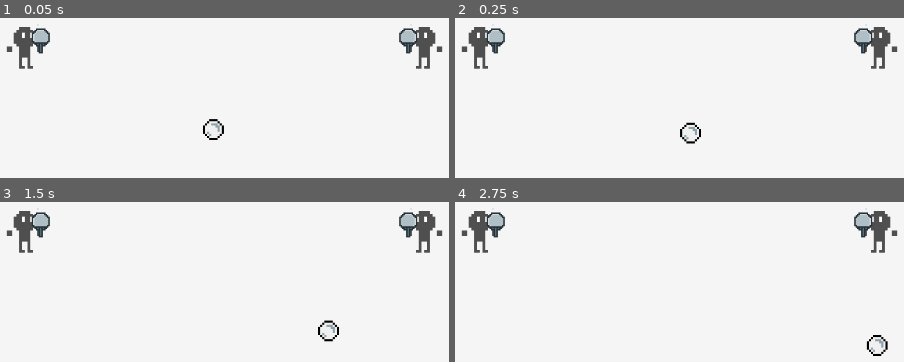
Above: before the commit, frames 1-4 (two rows, left to right).
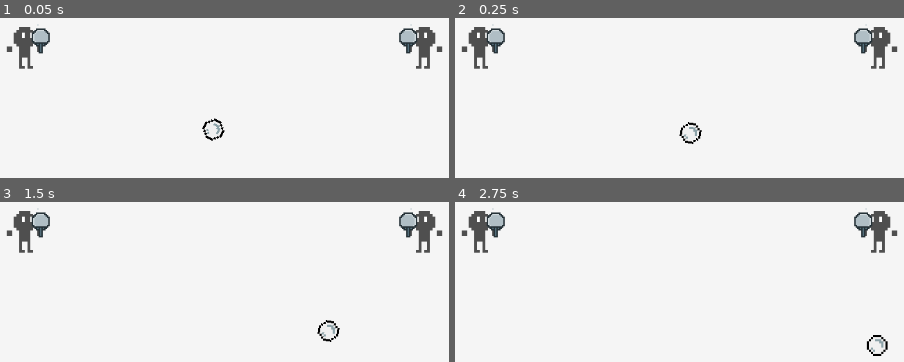
Above: after the commit, the same moments.

Repository: xharris/pongplus
Game: Godot game, scene res://entities/game/game.tscn
Same seed, same stepped clock (60 frames per second), same inputs: the game is played once before the commit and once after it.
Inputs:
- Up to frame 1 (0.05 s): no input
- Up to frame 2 (0.25 s): no input
- Up to frame 3 (1.5 s): tap Enter at 1.25 s
- Up to frame 4 (2.75 s): no input

The runs differ from the first frame. In frame 1, 0.3% of the frame differs, in the area x 44-51%, y 62-77%; in frame 2, 0.2%; in frame 3, 0.2%; in frame 4, nothing differs.

Commit message:
adds camera shake, weapon flash visitors

Diff:
--- a/components/camera/camera.gd
+++ b/components/camera/camera.gd
@@ -16,6 +16,10 @@
 var t: float = 0
 var _xform: Transform2D
 
+func accept(v: Visitor):
+    if v is CameraVisitor:
+        v.visit_camera(self)
+
 func _ready() -> void:
     add_to_group(Groups.CAMERA)
 
--- /dev/null
+++ b/components/camera/camera_visitor.gd
@@ -0,0 +1,5 @@
+extends Visitor
+class_name CameraVisitor
+
+func visit_camera(me: Camera):
+    pass
--- /dev/null
+++ b/components/camera/visitors/camera_shake.gd
@@ -0,0 +1,8 @@
+extends CameraVisitor
+class_name CameraShake
+
+@export var amount: Vector2
+@export var duration: float = 1.5
+
+func visit_camera(me: Camera):
+    me.shake(amount, duration)
--- a/components/character/character.gd
+++ b/components/character/character.gd
@@ -15,6 +15,10 @@
     get: return _attack_window_active
 var attack_window_ended: bool:
     get: return _attack_window_ended
+
+func accept(v: Visitor):
+    if v is CharacterVisitor:
+        v.visit_character(self)
 
 func charge_attack():
     animation_player.stop(true)
--- /dev/null
+++ b/components/character/character_visitor.gd
@@ -0,0 +1,5 @@
+extends Visitor
+class_name CharacterVisitor
+
+func visit_character(me: Character):
+    pass
--- /dev/null
+++ b/components/character/visitors/flash_weapon.gd
@@ -0,0 +1,14 @@
+extends CharacterVisitor
+class_name CharacterFlashWeapon
+
+@export var duration: float
+@export var color: Color = Color.WHITE
+@export var contrast: float = 1.0
+
+func visit_character(me: Character):
+    me.set_weapon_color(color, contrast)
+    var _flash_timer = Timer.new()
+    _flash_timer.wait_time = duration
+    _flash_timer.autostart = true
+    _flash_timer.timeout.connect(me.set_weapon_color)
+    me.add_child(_flash_timer)
--- a/components/missile/missile.gd
+++ b/components/missile/missile.gd
@@ -21,10 +21,12 @@
 var is_pathing: bool:
     get:
         return _tween and _tween.is_running()
+var _last_position: Vector2
+var velocity: Vector2
 
 func _process(delta: float) -> void:
-    if _current_curve:
-        pass
+    velocity = (global_position - _last_position).normalized()
+    _last_position = global_position
 
 func path_to(target: Node2D):
     target_history.append(target)
--- a/entities/ball/ball.gd
+++ b/entities/ball/ball.gd
@@ -5,9 +5,13 @@
 
 @onready var missile: Missile = $Missile
 @onready var hitbox: Hitbox = $Hitbox
+@onready var sprite: Sprite2D = $Sprite2D
 
 @export var on_ready: Array[Visitor]
 var next_missile_target: Node2D
+var squeeze_amount = 0.5
+var squeeze_duration = 1
+var sprite_scale = 3
 
 func accept(visitor: Visitor):
     if visitor is BallVisitor:
@@ -15,12 +19,17 @@
 
 func _ready() -> void:
     add_to_group(Groups.BALL)
+    sprite.scale = Vector2(sprite_scale, sprite_scale)
     Visitor.visit(self, on_ready)
 
 func _physics_process(_delta: float) -> void:
     if missile.is_pathing:
         global_position = missile.missile_position
+    sprite.rotation = missile.velocity.angle()
 
 func missile_path_next_target():
     if next_missile_target:
         missile.path_to(next_missile_target)
+        var tween = sprite.create_tween()
+        tween.tween_property(sprite, "scale", Vector2(sprite_scale, sprite_scale), squeeze_duration)\
+            .from(Vector2(sprite_scale+squeeze_amount, sprite_scale-squeeze_amount))
--- a/entities/ball/ball.tscn
+++ b/entities/ball/ball.tscn
@@ -13,7 +13,7 @@
 
 [node name="Missile" parent="." instance=ExtResource("1_61umk")]
 
-[node name="Ball" type="Sprite2D" parent="."]
+[node name="Sprite2D" type="Sprite2D" parent="."]
 scale = Vector2(3, 3)
 texture = ExtResource("3_w5wpn")
 
--- a/entities/player/player.gd
+++ b/entities/player/player.gd
@@ -16,11 +16,10 @@
 @export var abilities: Array[Ability]
 
 var ball_hit_direction: BallDirection = BallDirection.STRAIGHT
-var _flash_timer: Timer
 
 func accept(v: Visitor):
-    if v is PlayerVisitor:
-        v.visit_player(self)
+    camera.accept(v)
+    character.accept(v)
 
 func _process(delta: float) -> void:
     # face direction
@@ -80,7 +79,6 @@
     var parent = body.get_parent()
     if parent is Ball:
         _log.debug("I hit %s" % [parent])
-        camera.shake(Vector2(4, 0), 1)
         # get last platform targeted
         var targets = parent.missile.target_history.duplicate()
         targets.reverse()
@@ -124,19 +122,6 @@
             Visitor.visit(parent, a.on_me_hit_ball)
     ball_hit_direction = BallDirection.STRAIGHT
 
-func flash_weapon(duration: float, color: Color = Color.WHITE, contrast: float = 1.0):
-    character.set_weapon_color(color, contrast)
-    if _flash_timer:
-        remove_child(_flash_timer)
-    _flash_timer = Timer.new()
-    _flash_timer.wait_time = duration
-    _flash_timer.autostart = true
-    _flash_timer.timeout.connect(_on_flash_weapon_finished)
-    add_child(_flash_timer)
-
-func _on_flash_weapon_finished():
-    character.set_weapon_color()
-
 ## Is currently in the middle of an attack
 func is_attack_locked():
     return controller.is_charging or (character.is_attacking() and not character.attack_window_ended)
--- a/entities/player/player_visitor.gd
+++ /dev/null
@@ -1,5 +0,0 @@
-extends Visitor
-class_name PlayerVisitor
-
-func visit_player(me: Player):
-    pass
--- a/resources/abilities/play.tres
+++ b/resources/abilities/play.tres
@@ -7,11 +7,13 @@
 [ext_resource type="Resource" uid="uid://bawolmnh2iigs" path="res://resources/ball_visitors/all_center.tres" id="2_hdc6s"]
 [ext_resource type="Resource" uid="uid://ctr26w3na3vvl" path="res://resources/ball_visitors/increase_speed.tres" id="3_ffbih"]
 [ext_resource type="Resource" uid="uid://cwpm7u4snq5le" path="res://resources/ball_visitors/all_target_random_platform.tres" id="4_7v7mu"]
+[ext_resource type="Resource" uid="uid://df5po4q22l4j1" path="res://resources/camera_visitors/camera_shake_small.tres" id="7_ydmur"]
+[ext_resource type="Resource" uid="uid://cilyext635ffc" path="res://resources/character_visitors/flash_weapon_quick.tres" id="8_8ldof"]
 
 [resource]
 script = ExtResource("2_6hruh")
 name = "play"
 on_ready = Array[ExtResource("1_0p35y")]([])
-on_me_hit_ball = Array[ExtResource("1_0p35y")]([ExtResource("3_ffbih")])
+on_me_hit_ball = Array[ExtResource("1_0p35y")]([ExtResource("3_ffbih"), ExtResource("7_ydmur"), ExtResource("8_8ldof")])
 on_ball_hit_me = Array[ExtResource("1_0p35y")]([ExtResource("2_7v7mu"), ExtResource("2_hdc6s"), ExtResource("2_ffbih"), ExtResource("4_7v7mu")])
 metadata/_custom_type_script = "uid://2ap2s3ni6oid"
--- /dev/null
+++ b/resources/camera_visitors/camera_shake_small.tres
@@ -0,0 +1,9 @@
+[gd_resource type="Resource" script_class="CameraShake" load_steps=2 format=3 uid="uid://df5po4q22l4j1"]
+
+[ext_resource type="Script" uid="uid://d2isw0wgsh42n" path="res://components/camera/visitors/camera_shake.gd" id="1_3tapd"]
+
+[resource]
+script = ExtResource("1_3tapd")
+amount = Vector2(4, 0)
+duration = 1.5
+metadata/_custom_type_script = "uid://d2isw0wgsh42n"
--- /dev/null
+++ b/resources/character_visitors/flash_weapon_quick.tres
@@ -0,0 +1,10 @@
+[gd_resource type="Resource" script_class="CharacterFlashWeapon" load_steps=2 format=3 uid="uid://cilyext635ffc"]
+
+[ext_resource type="Script" uid="uid://ckn5h5jxkhcvg" path="res://components/character/visitors/flash_weapon.gd" id="1_y6nge"]
+
+[resource]
+script = ExtResource("1_y6nge")
+duration = 0.25
+color = Color(1, 1, 1, 1)
+contrast = 1.0
+metadata/_custom_type_script = "uid://ckn5h5jxkhcvg"
Not shown, added: components/camera/camera_visitor.gd.uid
Not shown, added: components/camera/visitors/camera_shake.gd.uid
Not shown, added: components/character/character_visitor.gd.uid
Not shown, added: components/character/visitors/flash_weapon.gd.uid
Not shown, removed: entities/player/player_visitor.gd.uid
Not shown: 1 places in resources/abilities/play.tres that only renumber resources
